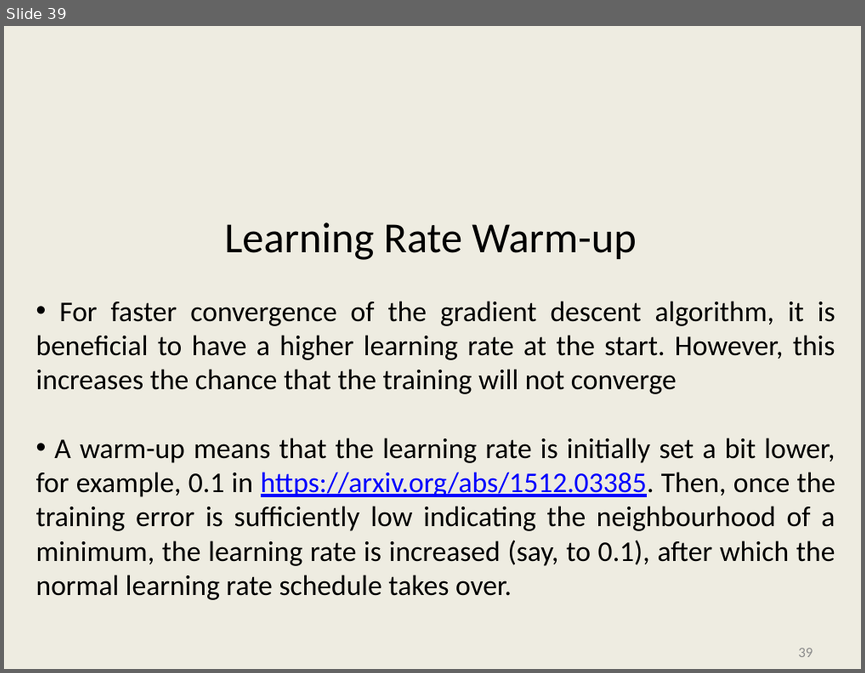
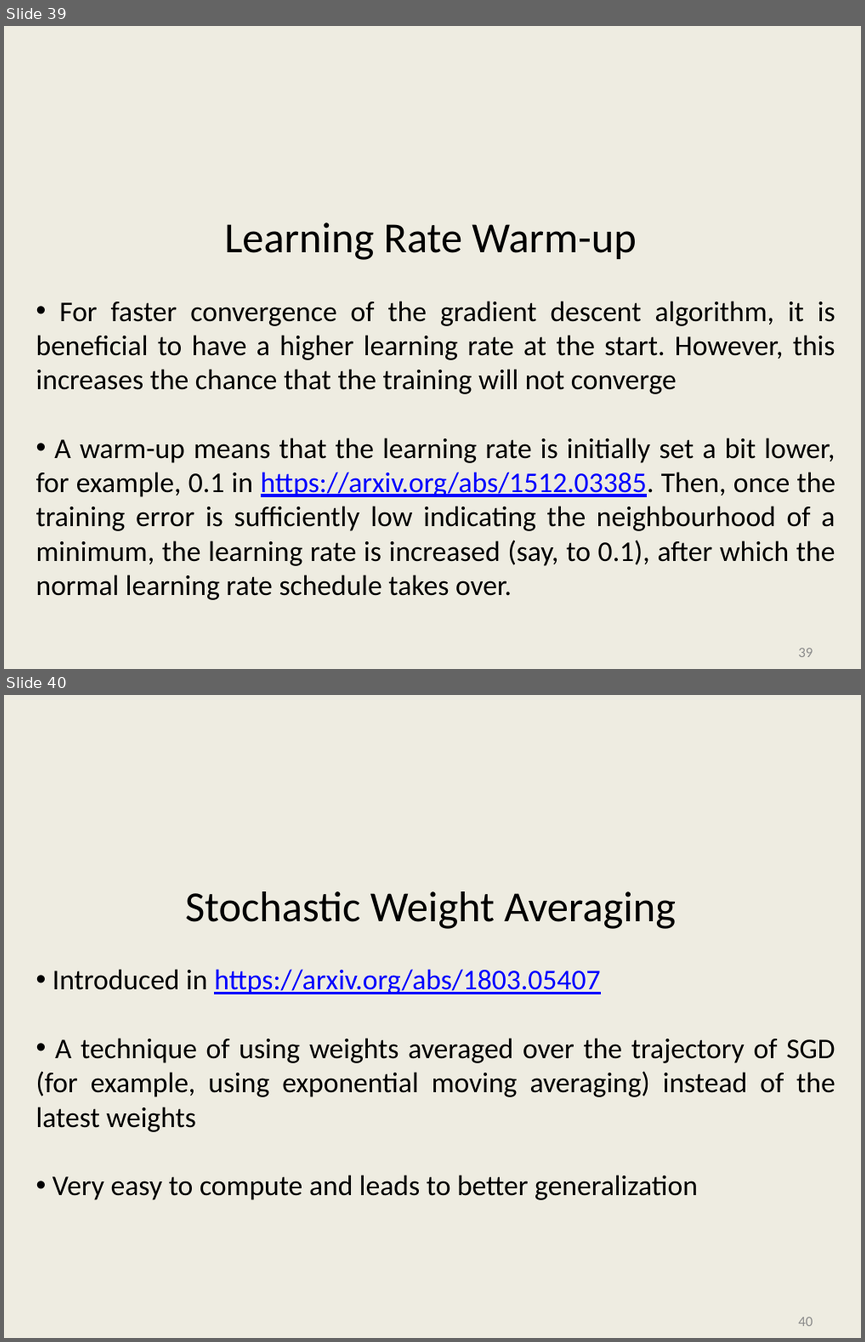
Before and after one commit to kriventsov/kaggle-2020-Cornell-Birdcall-Identification-presentation, a slide deck: Cornell Birdcall.pptx. Shown one above the other, each under a label of ours: slide 39 before the commit, slides 39 and 40 after it. The pictures are 865x673 and 865x1342 pixels, drawn with LibreOffice and Linux fonts; fonts in the diff are those of the drawing; background and template pictures are left out. Boxes give left, top, right and bottom in pixels: in the first picture for what was removed or moved away, otherwise in the second. Text is boxed around its words. In the diff, an @@ line names an element or a change of style, - is before the commit and + after.

```diff
--- a/Cornell Birdcall.pptx
+++ b/Cornell Birdcall.pptx
@@ slide 40 added at box(4, 695, 861, 1338), background #EEECE1 @@
@@ text added at box(185, 891, 676, 929), 36 pt, text #000000 @@
+Stochastic Weight Averaging
@@ text added at box(36, 969, 835, 1200), 24 pt, text #000000 @@
+• Introduced in https://arxiv.org/abs/1803.05407
+• A technique of using weights averaged over the trajectory of SGD (for example, using exponential moving averaging) instead of the latest weights
+• Very easy to compute and leads to better generalization
@@ page number added at box(798, 1316, 812, 1326), 12 pt, text #8C8C8C @@
+40
```
Also in this commit, not shown: 6 slides changed.
